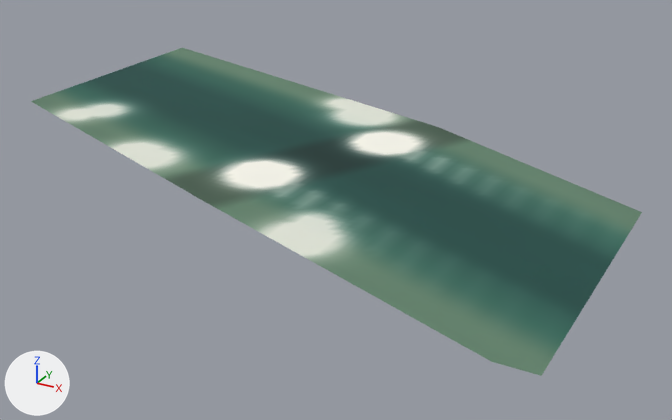
Two versions of the glTF model games/yorimichi/assets/belmonte/meshes/SM_BM_BC_Water_Ponte.glb, one commit apart.
The view is the same before and after, from a 50 mm lens placed at (-30.1, -276.3, 15.5), pointed at (-88.4, -170.2, -37.5). Arrows for +X, +Y and +Z are at lower left; the lights stay in place. The first picture is the older version. Vertices at exactly the same position are counted once.

In view in the first picture: 'SM_BM_BC_Water_Ponte'.
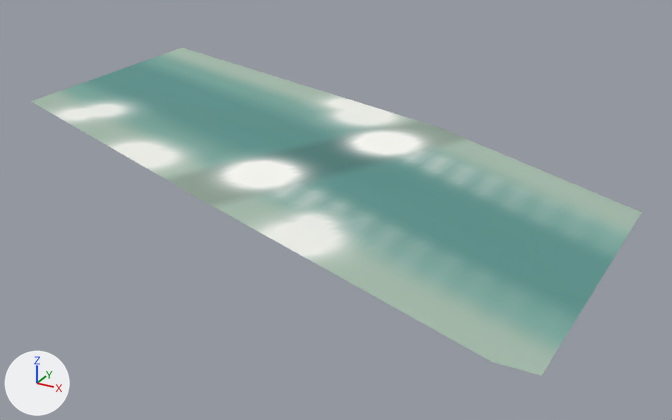
What differs and where, as boxes (x1, y1, x2, y2) in the pictures (672 x 420 px):
part 1 of me_sm_bc_water_ponte, recoloured (lighter): (31, 48, 642, 376) in both

Edits to the bpy script that builds the scene:
```text
Change me_sm_bc_water_ponte:
    where me_sm_bc_water_ponte.from_pydata(...)  # 4461 vertices, 8575 faces; spans x -143.5..-47.5, y -207.5..-132.7, z -30.3..-28.7
    used by ob_sm_bm_bc_water_ponte; location = (0.0, 0.0, 0.0)
    me_sm_bc_water_ponte part 1: 8575 faces centred in x -143.2..-47.8, y -207.2..-133.0, z -30.3..-28.8 are repainted in the vertex colours, in many colours
```
